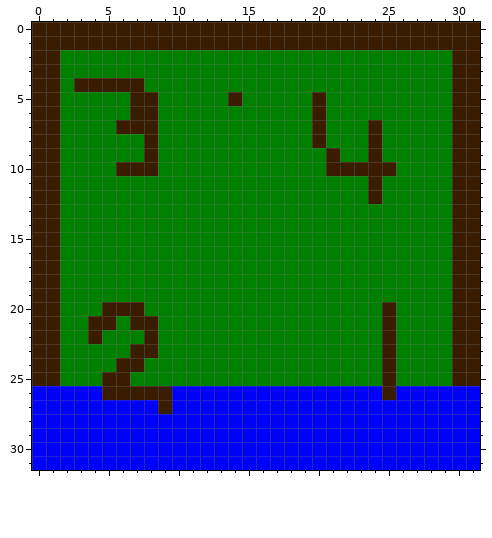
Two versions of one pixel-art sprite, SFMLSetup/Assets/PixelMap.png. This is how it looked before the edit.
The file is 128x128 pixels, drawn in blocks of 4x4; one block is one cell here.
After:
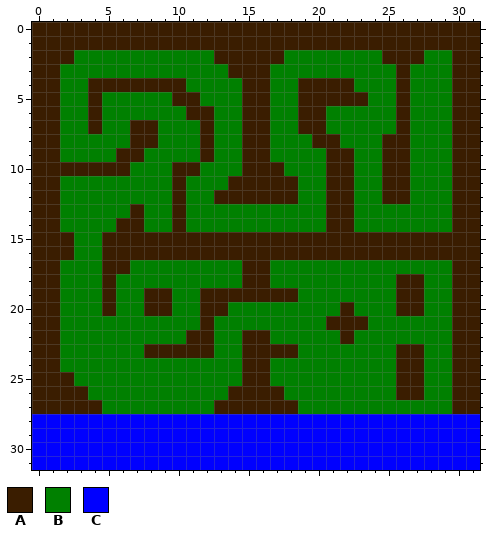
Palette (. is transparent): A #3a1d00  B #008000  C #0000ff
Edits made:
Colour B becomes colour A in row 2 at x 2, 13 to 17 and 25 to 27; in row 3 at x 14 to 16 and 26; in row 4 at x 8 to 10, 15 to 16, 19 to 22 and 26; in row 5 at x 4, 10 to 11, 15 to 16, 19, 21 to 23 and 26; in row 6 at x 4, 11 to 12, 15 to 16, 19 and 26; in row 7 at x 4, 12, 15 to 16, 19 and 26.
Colour B becomes colour A in row 8 at x 7, 12, 15 to 16, 21 and 25 to 26; in row 9 at x 6 to 7, 12, 15 to 16, 22 and 25 to 26; in row 10 at x 2 to 5, 10 to 11, 15 to 17 and 26; in row 11 at x 10, 14 to 18, 21 to 22 and 25 to 26; in row 12 at x 10, 13 to 18, 21 to 22 and 25 to 26; in row 13 at x 7, 10 and 21 to 22.
Colour B becomes colour A in row 14 at x 6 to 7, 10 and 21 to 22; in rows 15 to 16 at x 2 and 5 to 29; in row 17 at x 5 to 6 and 15 to 16; in row 18 at x 5, 15 to 16 and 26 to 27; in row 19 at x 5, 8 to 9, 12 to 18 and 26 to 27; in row 20 at x 8 to 9, 12 to 13, 22 and 26 to 27.
Colour B becomes colour A in row 21 at x 12 and 21 to 23; in row 22 at x 11 to 12, 15 to 16 and 22; in row 23 at x 9 to 12, 15 to 18 and 26 to 27; in row 24 at x 15 to 16 and 26 to 27; in row 25 at x 2, 15 to 16 and 26 to 27.
Colour C becomes colour A in row 26 at x 0 to 3, 14 to 17, 26 to 27 and 30 to 31; in row 27 at x 0 to 4, 13 to 18 and 30 to 31.
Colour A becomes colour B in row 4 at x 3; in row 5 at x 7 to 8 and 14; in row 6 at x 7 to 8; in row 7 at x 6 and 24; in row 8 at x 24; in row 9 at x 8 and 24.
Colour A becomes colour B in row 10 at x 7 to 8 and 23 to 24; in rows 11 to 12 at x 24; in row 20 at x 6 to 7 and 25; in row 21 at x 4 to 5, 7 to 8 and 25; in row 22 at x 4, 8 and 25; in row 23 at x 7 and 25.
Colour A becomes colour B in row 24 at x 6 to 7 and 25; in row 25 at x 5 to 6 and 25; in row 26 at x 5 to 9 and 25; in row 27 at x 9.
Colour C becomes colour B in row 26 at x 4, 10 to 13, 18 to 24 and 28 to 29; in row 27 at x 5 to 8, 10 to 12 and 19 to 29.
Boxes around the changes in both pictures, in picture pixels (x1, y1, x2, y2):
changed: (32, 50, 480, 414)
